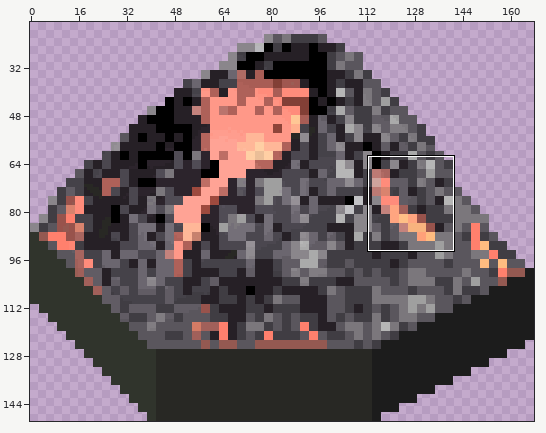
Edited in one commit: sprite sheet (Cocos_practice/Resources/Map/tile_volcano.png). Above: a wide view before the commit, with the close-up outlined.
Close-up. First the earlier version:
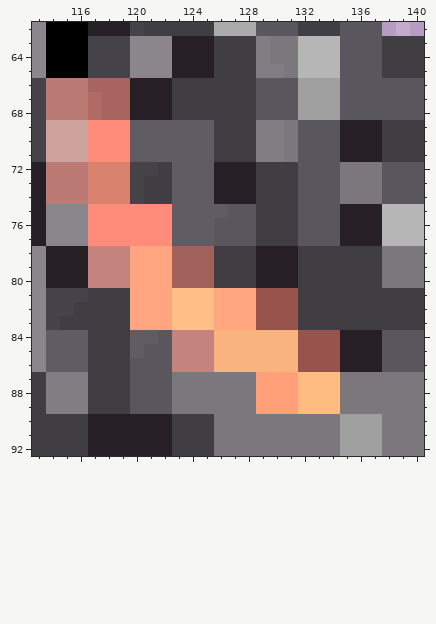
The file is 168x150 pixels. Colours within 5 levels of each other are drawn and written as one. Shown: x 113..140, y 62..92. The wide view leaves out empty margins. The commit also changed other parts of the picture, which this record leaves out.
New version:
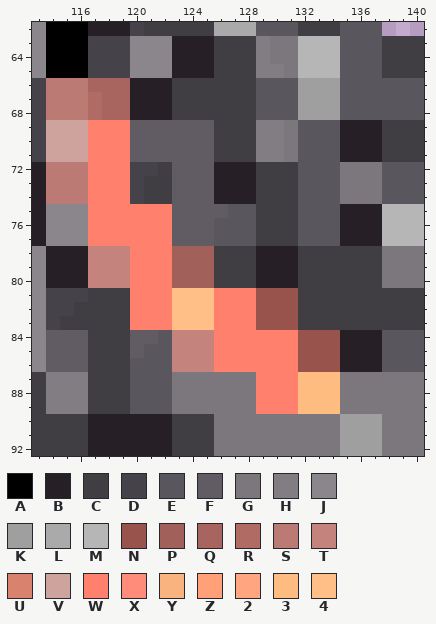
Palette (. is transparent): A #000000  B #262026  C #403d43  D #454249  E #5a565d  F #615c64  G #7b777c  H #817d82  J #8a868b  K #9f9f9f  L #aaaaaa  M #b6b6b6  N #98534c  P #a1605a  Q #a8655f  R #af6b64  S #bc7a74  T #c4837d  U #d9836e  V #cea39d  W #ff806d  X #ff8c7b  Y #f8b37e  Z #ffa079  2 #ffa580  3 #ffbc80  4 #ffbf86
Edits made:
y 69..71: x 117..119 XXX -> WWW
y 72..74: x 117..119 UUU -> WWW
y 75..77: x 117..122 XXXXXX -> WWWWWW
y 78..80: x 120..122 222 -> WWW
y 81..83: x 120..122 222 -> WWW; x 126..128 222 -> WWW
y 84..86: x 126..131 YYYYYY -> WWWWWW
y 87..89: x 129..131 ZZZ -> WWW
Pixel boxes of the changes (left, top, right, bottom) in both close-ups:
changed: (88, 120, 298, 414)
